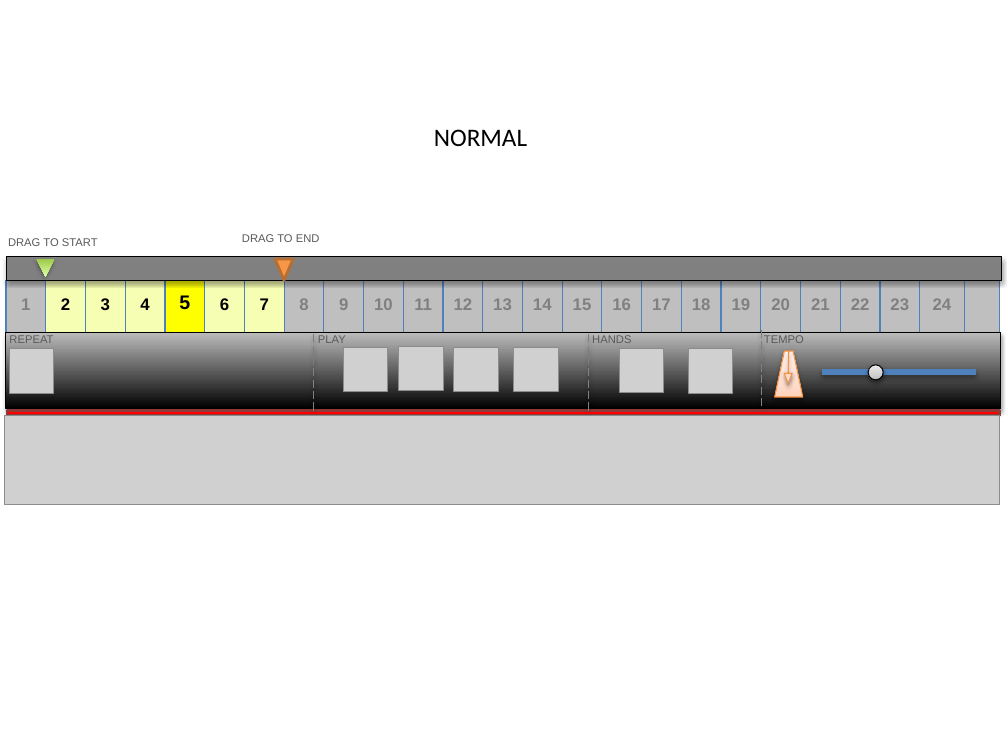
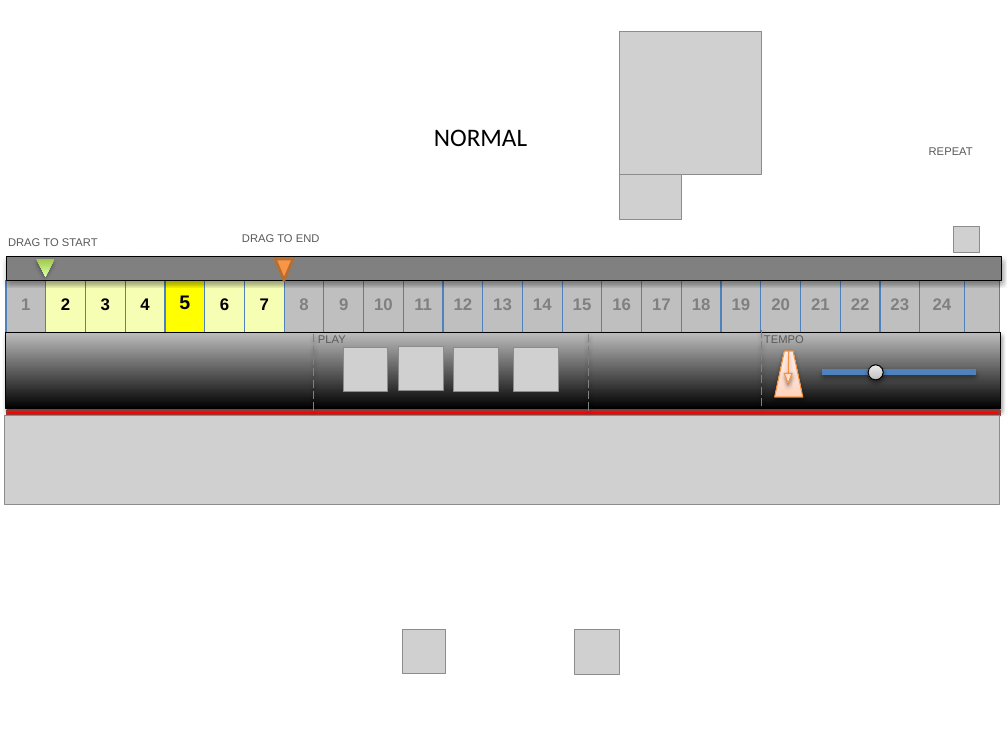
Before and after one commit to etayki/heyDude, a slide deck: slide 1 of GraphicDesign.pptx. Drawn at 1008x756 pixels with LibreOffice and Linux fonts; fonts in the diff are those of the drawing; grey boxes stand for pictures. Boxes give left, top, right and bottom in pixels: in the first picture for what was removed or moved away, otherwise in the second. Text is boxed around its words. In the diff, an @@ line names an element or a change of style, - is before the commit and + after.

Commit message:
repeatIcon in Photoshop

```diff
--- a/GraphicDesign.pptx
+++ b/GraphicDesign.pptx
@@ picture added at [619, 31, 761, 175] @@
@@ text "REPEAT": place and size @@
-text "REPEAT" at [9, 335, 53, 343]
+text "REPEAT" at [929, 147, 973, 155]
@@ picture added at [619, 157, 681, 220] @@
@@ picture: place and size @@
-picture at [9, 349, 53, 393]
+picture at [954, 227, 980, 253]
@@ text removed at [592, 335, 631, 343] @@
-HANDS
@@ picture: place and size @@
-picture at [620, 349, 663, 393]
+picture at [402, 629, 446, 673]
@@ picture: place and size @@
-picture at [688, 349, 733, 394]
+picture at [575, 629, 619, 674]
```
Also in this commit, not shown: 1 other slide changed, 1 other file.
